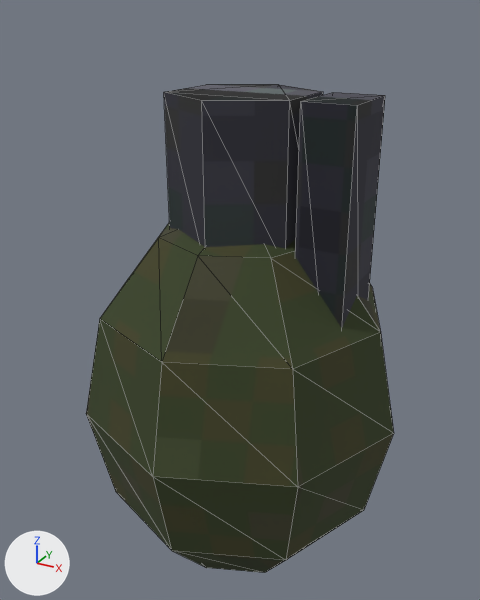
Two versions of the glTF model art/models/prop_grenade.glb, one commit apart.
One viewpoint serves both versions: a 50 mm camera at (0.0623, -0.1147, 0.0795) aimed at (-0.0017, 0.0017, 0.0213). Every picture has the same lights, and +X, +Y and +Z are marked at lower left. The first picture is the older version. Mesh edges are drawn as thin lines. Where no turn or scale is listed for an object, it has been applied to the vertices. Vertices at exactly the same position are counted once.

The first picture shows 'prop_grenade_mesh'.
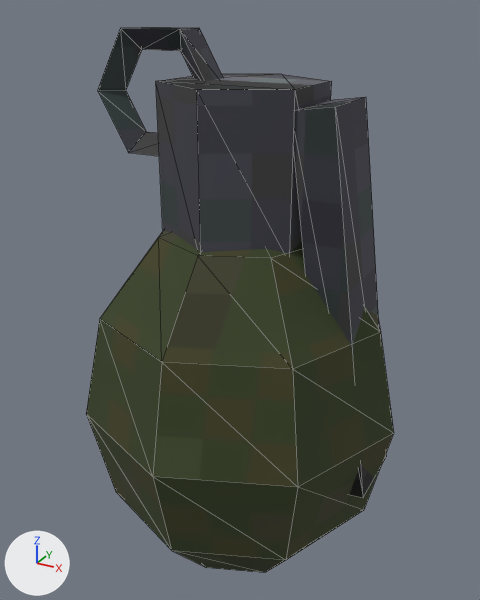
The newer file is also rescaled (x0.971) as a whole; pictures and numbers use the older file's frame.

Changed parts and their boxes [x1, y1, x2, y2] in the pictures (480 x 600 px; the box of a moved part takes in the faces that stretch with it):
'prop_grenade_mesh', reshaped (12% taller): before [86, 85, 394, 573]; after [86, 27, 394, 573]
part 1 of me_part_275, added: after [98, 27, 223, 156]
part 2 of me_part_275, moved or reshaped: before [164, 85, 385, 328]; after [156, 74, 386, 497]

What the commit changed:
me_part_275 is used by ob_prop_grenade_mesh; location (0.0, 0.0, 0.0).
me_part_275 had 62 vertices, 112 faces and spanned x -0.035..0.035, y -0.035..0.035, z -0.0437..0.065.
me_part_275 now has 80 vertices, 148 faces and spans x -0.035..0.035, y -0.035..0.035, z -0.0438..0.0759.
me_part_275 part 1: a new loose piece of 18 vertices spanning x -0.0324..-0.0046, y -0.0035..0.0035, z 0.0518..0.0759, in mat_m_gunmetal (picture img_gunmetal_albedo).
Part 2, on me_part_275:
20 vertices move from x -0.013..0.025, y -0.015..0.015, z -0.005..0.065 to x -0.0143..0.0321, y -0.0165..0.0165, z -0.0131..0.0669.
